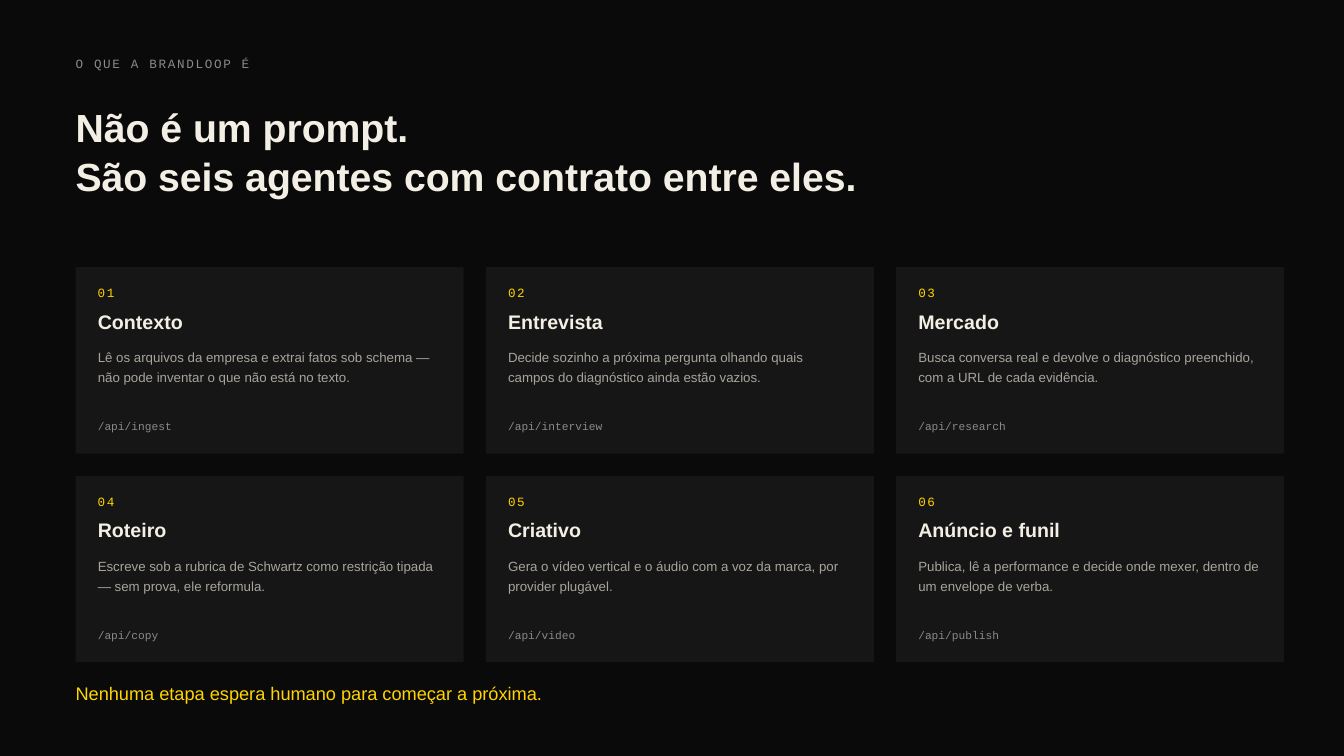
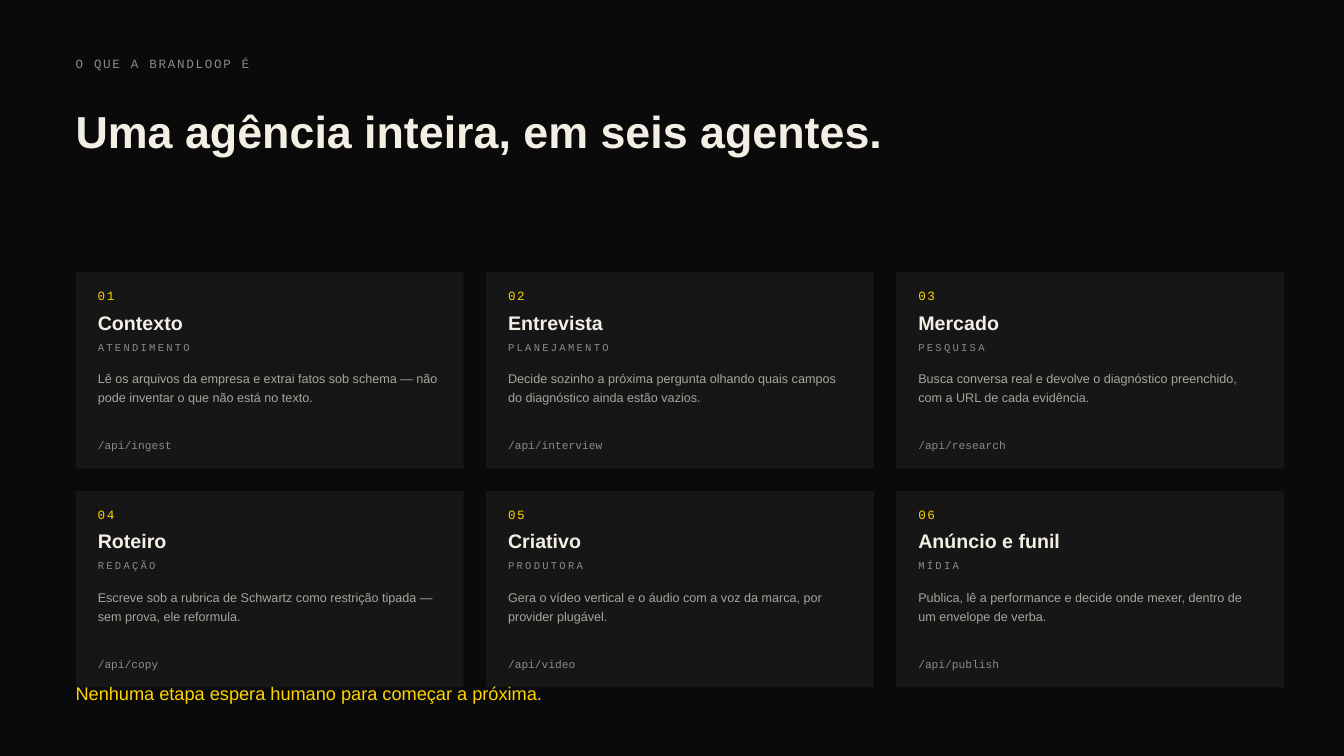
Before and after one commit to julio-amaral-oliveira/hack2L, a slide deck: slide 2 of deck/BrandLoop-deck.pptx. Drawn at 1344x756 pixels with LibreOffice and Linux fonts; fonts in the diff are those of the drawing. Boxes give left, top, right and bottom in pixels: in the first picture for what was removed or moved away, otherwise in the second. Text is boxed around its words. In the diff, an @@ line names an element or a change of style, - is before the commit and + after.

```diff
--- a/deck/BrandLoop-deck.pptx
+++ b/deck/BrandLoop-deck.pptx
@@ text at box(76, 114, 882, 157): text changed; size 28 to 32 pt @@
-Não é um prompt.
-São seis agentes com contrato entre eles.
+Uma agência inteira, em seis agentes.
@@ rectangle: place and size @@
-rectangle at box(76, 267, 464, 454)
+rectangle at box(76, 272, 464, 469)
@@ rectangle: place and size @@
-rectangle at box(486, 267, 874, 454)
+rectangle at box(486, 272, 874, 469)
@@ rectangle: place and size @@
-rectangle at box(896, 267, 1285, 454)
+rectangle at box(896, 272, 1285, 469)
@@ text added at box(98, 344, 190, 351), 7.5 pt, text #8A8A86 @@
+ATENDIMENTO
@@ text added at box(508, 344, 609, 351), 7.5 pt, text #8A8A86 @@
+PLANEJAMENTO
@@ text added at box(918, 344, 984, 353), 7.5 pt, text #8A8A86 @@
+PESQUISA
@@ text "Lê os arquivos da empresa ...": place and size @@
-text "Lê os arquivos da empresa ..." at box(98, 352, 412, 385)
+text "Lê os arquivos da empresa ..." at box(98, 374, 437, 405)
@@ text "Decide sozinho a próxima pergunta ...": place and size @@
-text "Decide sozinho a próxima pergunta ..." at box(508, 352, 803, 385)
+text "Decide sozinho a próxima pergunta ..." at box(508, 374, 836, 405)
@@ text "Busca conversa real e devolve ...": place and size @@
-text "Busca conversa real e devolve ..." at box(918, 352, 1253, 382)
+text "Busca conversa real e devolve ..." at box(918, 374, 1237, 402)
@@ 3 texts: place and size @@
-3 texts at box(98, 422, 1006, 432)
+3 texts at box(98, 441, 1006, 451)
@@ rectangle: place and size @@
-rectangle at box(76, 476, 464, 662)
+rectangle at box(76, 491, 464, 688)
@@ rectangle: place and size @@
-rectangle at box(486, 476, 874, 662)
+rectangle at box(486, 491, 874, 688)
@@ rectangle: place and size @@
-rectangle at box(896, 476, 1285, 662)
+rectangle at box(896, 491, 1285, 688)
@@ 3 texts: place and size @@
-3 texts at box(98, 497, 935, 506)
+3 texts at box(98, 510, 935, 519)
@@ 3 texts: place and size @@
-3 texts at box(98, 522, 1060, 537)
+3 texts at box(98, 533, 1060, 548)
@@ text added at box(98, 562, 156, 571), 7.5 pt, text #8A8A86 @@
+REDAÇÃO
@@ text added at box(508, 562, 583, 569), 7.5 pt, text #8A8A86 @@
+PRODUTORA
@@ text added at box(918, 562, 959, 569), 7.5 pt, text #8A8A86 @@
+MÍDIA
@@ text "Escreve sob a rubrica de ...": place and size @@
-text "Escreve sob a rubrica de ..." at box(98, 561, 433, 594)
+text "Escreve sob a rubrica de ..." at box(98, 593, 416, 624)
@@ text "Gera o vídeo vertical e ...": place and size @@
-text "Gera o vídeo vertical e ..." at box(508, 561, 838, 594)
+text "Gera o vídeo vertical e ..." at box(508, 593, 822, 624)
@@ size 9.5 to 9 pt; line spacing 1.25 to 1.22 in 6 elements at box(98, 374, 437, 405), box(508, 374, 836, 405), box(918, 374, 1237, 402), box(98, 593, 416, 624), box(508, 593, 822, 624), box(918, 593, 1242, 624) @@
@@ text "Publica, lê a performance e ...": place and size @@
-text "Publica, lê a performance e ..." at box(918, 561, 1259, 594)
+text "Publica, lê a performance e ..." at box(918, 593, 1242, 624)
@@ 3 texts: place and size @@
-3 texts at box(98, 631, 999, 641)
+3 texts at box(98, 660, 999, 670)
```
Also in this commit, not shown: 3 other files.
